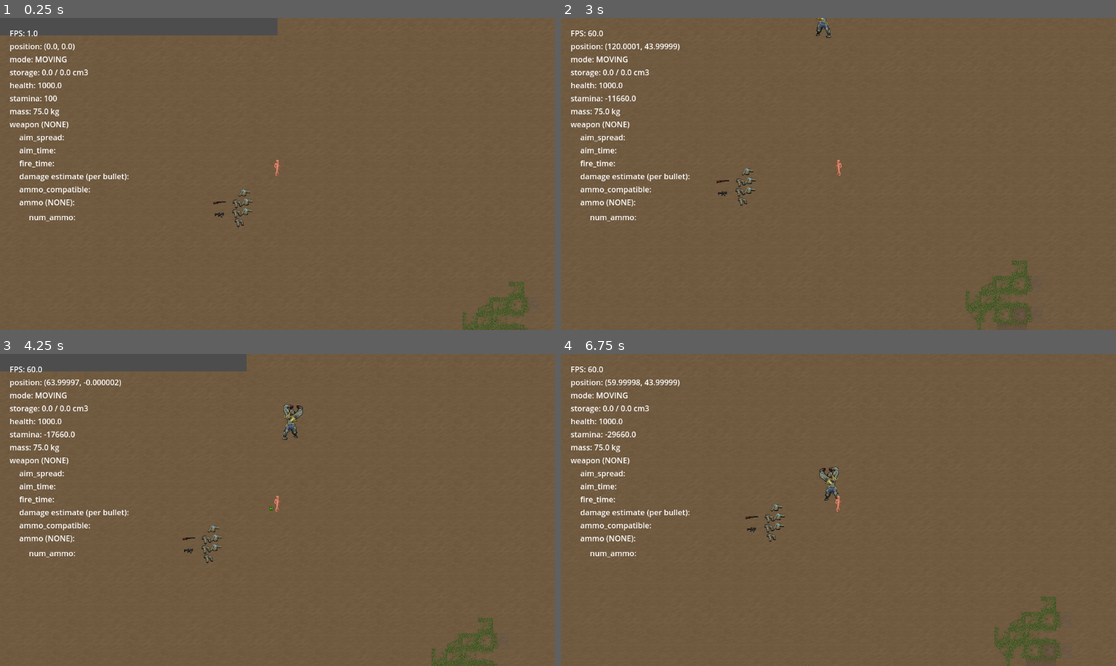
Above: before the commit, frames 1-4 (two rows, left to right).
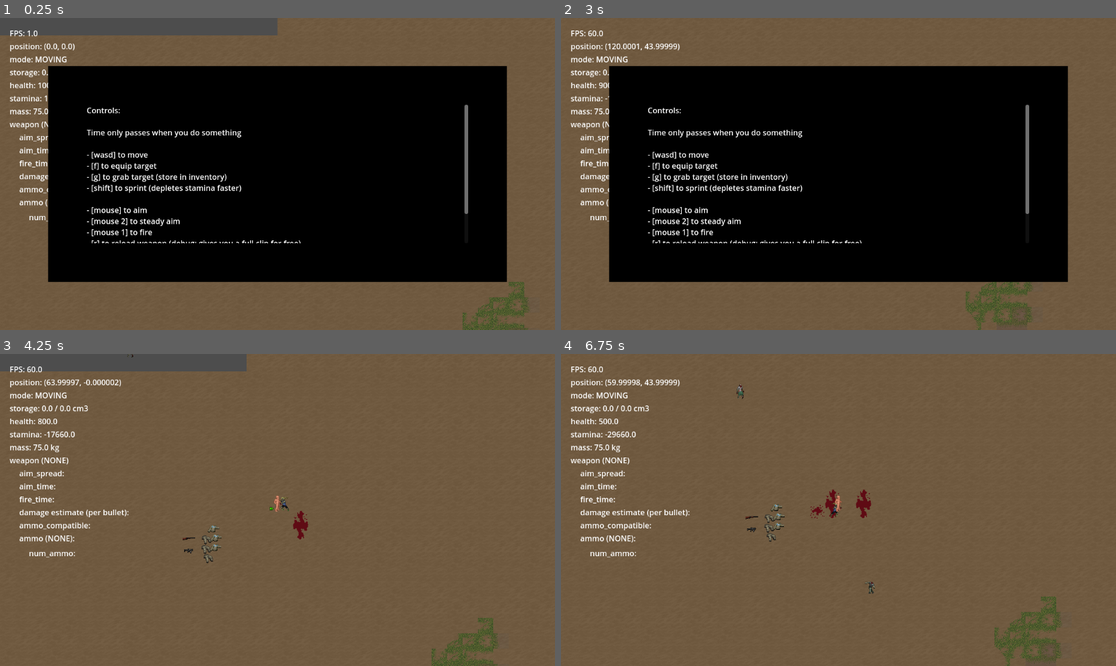
Above: after the commit, the same moments.

Repository: tegaki-tegaki/z_game
Game: Godot game, scene res://world/main.tscn
Same seed, same stepped clock (60 frames per second), same inputs: the game is played once before the commit and once after it.
Inputs (mouse positions are in pixels of both pictures, inside the frame that each line leads up to):
- Up to frame 1 (0.25 s): no input
- Up to frame 2 (3 s): tap Enter at 0.5 s; move the mouse to (960, 158) at 0.52 s; hold D (move_right) 0.53-1.28 s; hold Right mouse button (aim_weapon) 0.53-1.28 s; move the mouse to (727, 189) at 1.27 s; hold S (move_down) 1.28-2.03 s; tap F (equip_target) at 1.35 s; move the mouse to (894, 105) at 2.02 s; press the mouse at (894, 105) at 2.03 s; hold D (move_right) 2.03-2.78 s; move the mouse to (810, 236) at 2.77 s; release the mouse at (810, 236) at 2.78 s; hold W (move_up) from 2.78 s (still down); tap G (grab_target) at 2.85 s
- Up to frame 3 (4.25 s): move the mouse to (444, 556) at 3.52 s; release W (move_up) at 3.53 s; hold A (move_left) from 3.53 s (still down); hold Shift (run_hold) from 3.53 s (still down); tap Escape (ui_cancel) at 4.15 s
- Up to frame 4 (6.75 s): move the mouse to (672, 463) at 4.27 s; release Shift (run_hold) at 4.28 s; tap Mouse wheel down (zoom_in) at 4.35 s; move the mouse to (866, 510) at 5.02 s; release A (move_left) at 5.03 s; hold S (move_down) 5.03-5.78 s; tap Mouse wheel up (zoom_out) at 5.1 s; move the mouse to (755, 432) at 5.77 s; hold D (move_right) 5.78-6.53 s; right-click (755, 432) at 5.85 s; move the mouse to (960, 494) at 6.52 s; hold W (move_up) from 6.53 s (still down); tap F (equip_target) at 6.6 s

The runs differ from the first frame. In frame 1, 57% of the frame differs, in the area x 8-92%, y 15-85%; in frame 2, 57%, in the area x 6-92%, y 0-85%; in frame 3, 0.4%; in frame 4, 0.6%.

Commit message:
balancing

Diff:
--- a/project.godot
+++ b/project.godot
@@ -94,6 +94,11 @@
 "events": [Object(InputEventKey,"resource_local_to_scene":false,"resource_name":"","device":-1,"window_id":0,"alt_press …(192 unchanged characters)…
 ]
 }
+ui_help={
+"deadzone": 0.2,
+"events": [Object(InputEventKey,"resource_local_to_scene":false,"resource_name":"","device":-1,"window_id":0,"alt_pressed":false,"shift_pressed":true,"ctrl_pressed":false,"meta_pressed":false,"pressed":false,"keycode":0,"physical_keycode":91,"key_label":0,"unicode":63,"location":0,"echo":false,"script":null)
+]
+}
 
 [layer_names]
 
--- a/resources/creatures/mon_zombie_hulk.tres
+++ b/resources/creatures/mon_zombie_hulk.tres
@@ -6,8 +6,9 @@
 script = ExtResource("1_p3c65")
 size = 14.0
 speed = 75.0
-health = 10000.0
+health = 20000.0
 name = "mon_zombie_hulk"
+corpse_name = ""
 y_offset = -6.0
 corpse_y_offset = 10.0
 mass_kg = 1500.0
--- a/resources/weapons/hk_mp5k.tres
+++ b/resources/weapons/hk_mp5k.tres
@@ -17,7 +17,7 @@
 [sub_resource type="Resource" id="Resource_ok5mh"]
 script = ExtResource("8_v14bw")
 weapon_extra_damage = 1.0
-attack_time_modifier = 0.9
+attack_time_modifier = 0.1
 metadata/_custom_type_script = "uid://ceavvqpiw2r8r"
 
 [resource]
--- a/resources/weapons/shotgun.tres
+++ b/resources/weapons/shotgun.tres
@@ -17,7 +17,7 @@
 [sub_resource type="Resource" id="Resource_ok5mh"]
 script = ExtResource("3_eea6l")
 weapon_extra_damage = 1.0
-attack_time_modifier = 0.2
+attack_time_modifier = 0.8
 metadata/_custom_type_script = "uid://ceavvqpiw2r8r"
 
 [resource]
--- a/world/characters/enemy.gd
+++ b/world/characters/enemy.gd
@@ -2,6 +2,8 @@
 extends Character
 
 @onready var timers: Node2D = %timers
+
+@export var death_sounds: SoundPool
 
 var aim_component: RayCast2D
 
@@ -115,7 +117,7 @@
         return
 
     var to_player = position - player.position
-    if to_player.length() < 400:
+    if to_player.length() < 800:
         target = player.position
         has_target = true
         _attention_timer.start(10.0)
@@ -141,4 +143,5 @@
     _disable_attack()
     _attention_timer.queue_free()
     _attack_timer.queue_free()
+    Utils.play_sound(get_tree().root.get_node("main/%audio/ambience"), death_sounds.get_sound())
     # TODO: respawn timer?
--- a/world/characters/enemy.tscn
+++ b/world/characters/enemy.tscn
@@ -1,11 +1,21 @@
-[gd_scene load_steps=8 format=3 uid="uid://br67pb7jflr3h"]
+[gd_scene load_steps=14 format=3 uid="uid://br67pb7jflr3h"]
 
 [ext_resource type="Script" uid="uid://l0g83fpfov3a" path="res://world/characters/enemy.gd" id="1_nhupr"]
+[ext_resource type="Script" uid="uid://dxcarwrlyhg8v" path="res://models/sound_pool.gd" id="2_2jywy"]
 [ext_resource type="PackedScene" uid="uid://t3phjnfkxvs3" path="res://components/body_component.tscn" id="2_rcv5e"]
+[ext_resource type="AudioStream" uid="uid://dv0ixeqwl7qx2" path="res://sounds/monster_death/zombie_death_1.ogg" id="3_fb5k4"]
 [ext_resource type="PackedScene" uid="uid://tccw1axb2hga" path="res://components/health_component.tscn" id="3_ggbst"]
 [ext_resource type="PackedScene" uid="uid://ghoxid7434om" path="res://components/health_bar_component.tscn" id="3_rcv5e"]
+[ext_resource type="AudioStream" uid="uid://do5gu45lj4kb" path="res://sounds/monster_death/zombie_death_2.ogg" id="4_0d5ef"]
+[ext_resource type="AudioStream" uid="uid://bbkurs7gkpihy" path="res://sounds/monster_death/zombie_death_3.ogg" id="5_5551t"]
 [ext_resource type="PackedScene" uid="uid://d0frg0q2eo7oi" path="res://components/interaction_component.tscn" id="5_rcv5e"]
 [ext_resource type="PackedScene" uid="uid://bari3duy8xdsa" path="res://components/aim_component.tscn" id="6_8hm70"]
+[ext_resource type="AudioStream" uid="uid://tu415fucabsa" path="res://sounds/monster_death/zombie_death_4.ogg" id="6_rm20k"]
+
+[sub_resource type="Resource" id="Resource_efiwg"]
+script = ExtResource("2_2jywy")
+sounds = Array[AudioStream]([ExtResource("3_fb5k4"), ExtResource("4_0d5ef"), ExtResource("5_5551t"), ExtResource("6_rm20k")])
+metadata/_custom_type_script = "uid://dxcarwrlyhg8v"
 
 [sub_resource type="CircleShape2D" id="CircleShape2D_nhupr"]
 radius = 6.5
@@ -15,6 +25,7 @@
 collision_mask = 3
 motion_mode = 1
 script = ExtResource("1_nhupr")
+death_sounds = SubResource("Resource_efiwg")
 body = NodePath("BodyComponent")
 hitbox_component = NodePath("HitboxComponent")
 health_component = NodePath("HealthComponent")
--- a/world/characters/player.gd
+++ b/world/characters/player.gd
@@ -166,7 +166,7 @@
                 return
             var weapon = wielded.get_weapon() as RangedWeaponResource
             if weapon:
-                disable_act(1.0 - weapon.weapon_data.attack_time_modifier)
+                disable_act(weapon.weapon_data.attack_time_modifier)
                 act(1.0, PlayerState.ActionType.FIRE)
                 C.trigger_weapon(self)
                 return true
--- /dev/null
+++ b/world/help_menu.gd
@@ -0,0 +1,9 @@
+extends MarginContainer
+
+
+# Called every frame. 'delta' is the elapsed time since the previous frame.
+func _process(delta: float) -> void:
+    if Input.is_action_just_pressed("ui_cancel"):
+        visible = !visible
+    if Input.is_action_just_pressed("ui_help"):
+        visible = true
--- a/world/main.gd
+++ b/world/main.gd
@@ -16,16 +16,16 @@
     var cluster = Vector2(100, 100)
     debug_spawn_enemy_rect(Rect2(Vector2(-1000, -250), cluster), 1)
     debug_spawn_enemy_rect(Rect2(Vector2(300, -2000), cluster), 1)
-    debug_spawn_enemy_rect(Rect2(Vector2(0, 500), cluster), 1)
-    #debug_spawn_enemy_rect(
-    #Rect2(Vector2(-8000, -8000), Vector2(16000, 16000)), 0.001
-    #)
+    debug_spawn_enemy_rect(Rect2(Vector2(0, 1000), cluster), 1)
+    debug_spawn_enemy_rect(
+        Rect2(Vector2(-8000, -8000), Vector2(16000, 16000)), 0.001
+    )
     #debug_spawn_enemy_rect(
     #Rect2(Vector2(8000, 0), Vector2(1000, 1000)), 0.2
     #)
 
     var hulk = preload("res://resources/creatures/mon_zombie_hulk.tres")
-    spawn_enemy(Vector2(100, -400), hulk)
+    spawn_enemy(Vector2(100, -800), hulk)
 
     var sweater = preload("res://resources/clothing/sweater.tres")
     spawn_item(Vector2(-70, 50), sweater)
--- a/world/main.tscn
+++ b/world/main.tscn
@@ -1,15 +1,19 @@
-[gd_scene load_steps=8 format=3 uid="uid://yl3cvf80okdl"]
+[gd_scene load_steps=10 format=3 uid="uid://yl3cvf80okdl"]
 
 [ext_resource type="Script" uid="uid://h78jvel3mra1" path="res://world/main.gd" id="1_gjxf3"]
 [ext_resource type="Script" uid="uid://dxcarwrlyhg8v" path="res://models/sound_pool.gd" id="2_cmo1i"]
 [ext_resource type="PackedScene" uid="uid://dldjrbdrv6itq" path="res://world/terrain.tscn" id="2_spvjk"]
 [ext_resource type="Script" uid="uid://cli7snpvqc4rp" path="res://scripts/debug.gd" id="3_4f7fj"]
 [ext_resource type="Texture2D" uid="uid://sb6a0kw03msc" path="res://images/normal.png" id="4_spvjk"]
+[ext_resource type="Script" uid="uid://cewhxitaipg70" path="res://world/help_menu.gd" id="5_i1eo7"]
 
 [sub_resource type="Resource" id="Resource_i1eo7"]
 script = ExtResource("2_cmo1i")
 sounds = Array[AudioStream]([])
 metadata/_custom_type_script = "uid://dxcarwrlyhg8v"
+
+[sub_resource type="StyleBoxFlat" id="StyleBoxFlat_cmo1i"]
+bg_color = Color(0, 0, 0, 1)
 
 [sub_resource type="AtlasTexture" id="AtlasTexture_cmo1i"]
 atlas = ExtResource("4_spvjk")
@@ -141,6 +145,53 @@
 layout_mode = 2
 text = "num_ammo:"
 
+[node name="help_menu" type="MarginContainer" parent="CanvasLayer"]
+anchors_preset = 15
+anchor_right = 1.0
+anchor_bottom = 1.0
+grow_horizontal = 2
+grow_vertical = 2
+theme_override_constants/margin_left = 100
+theme_override_constants/margin_top = 100
+theme_override_constants/margin_right = 100
+theme_override_constants/margin_bottom = 100
+script = ExtResource("5_i1eo7")
+
+[node name="Panel" type="Panel" parent="CanvasLayer/help_menu"]
+layout_mode = 2
+theme_override_styles/panel = SubResource("StyleBoxFlat_cmo1i")
+
+[node name="MarginContainer2" type="MarginContainer" parent="CanvasLayer/help_menu/Panel"]
+layout_mode = 1
+anchors_preset = 15
+anchor_right = 1.0
+anchor_bottom = 1.0
+grow_horizontal = 2
+grow_vertical = 2
+theme_override_constants/margin_left = 80
+theme_override_constants/margin_top = 80
+theme_override_constants/margin_right = 80
+theme_override_constants/margin_bottom = 80
+
+[node name="message" type="RichTextLabel" parent="CanvasLayer/help_menu/Panel/MarginContainer2"]
+layout_mode = 2
+text = "Controls:
+
+Time only passes when you do something
+
+- [wasd] to move
+- [f] to equip target
+- [g] to grab target (store in inventory)
+- [shift] to sprint (depletes stamina faster)
+
+- [mouse] to aim
+- [mouse 2] to steady aim
+- [mouse 1] to fire
+- [r] to reload weapon (debug: gives you a full clip for free)
+
+- [esc] to toggle this menu
+- [?] to see this menu again"
+
 [node name="audio" type="Node2D" parent="."]
 unique_name_in_owner = true
 
Not shown, added: sounds/monster_death/zombie_death_1.ogg.import
Not shown, added: sounds/monster_death/zombie_death_2.ogg.import
Not shown, added: sounds/monster_death/zombie_death_3.ogg.import
Not shown, added: sounds/monster_death/zombie_death_4.ogg.import
Not shown, added: world/help_menu.gd.uid
Not shown, added: sounds/monster_death/zombie_death_1.ogg
Not shown, added: sounds/monster_death/zombie_death_2.ogg
Not shown, added: sounds/monster_death/zombie_death_3.ogg
Not shown, added: sounds/monster_death/zombie_death_4.ogg
